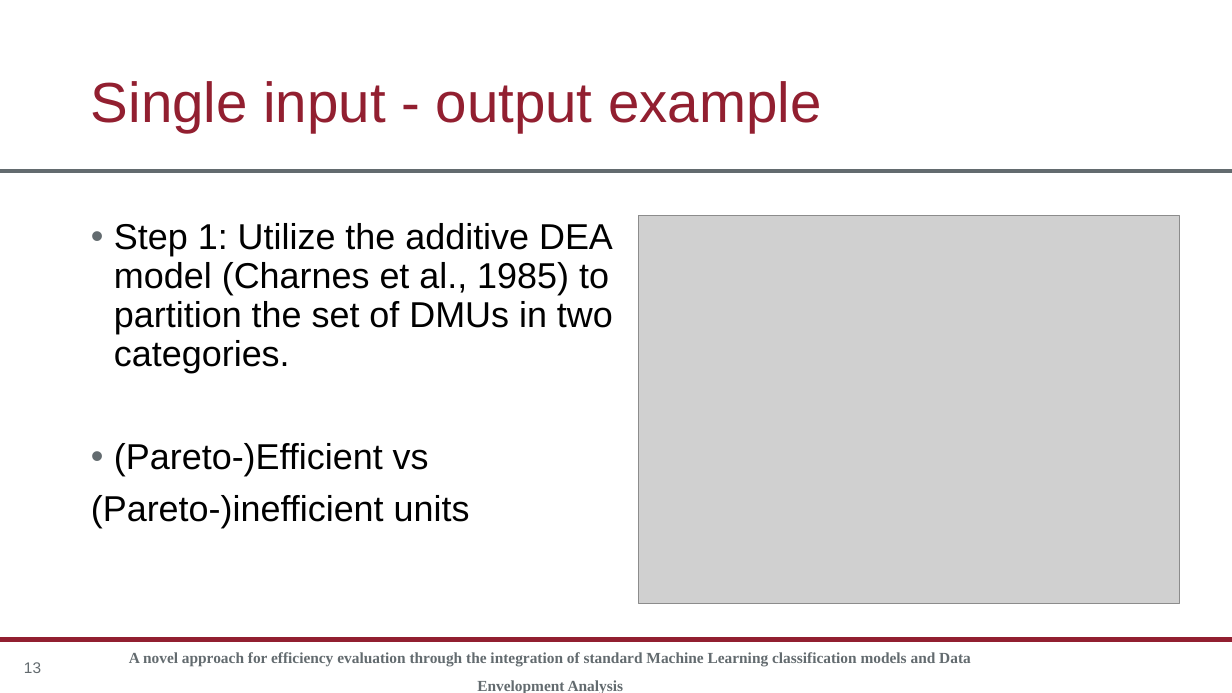
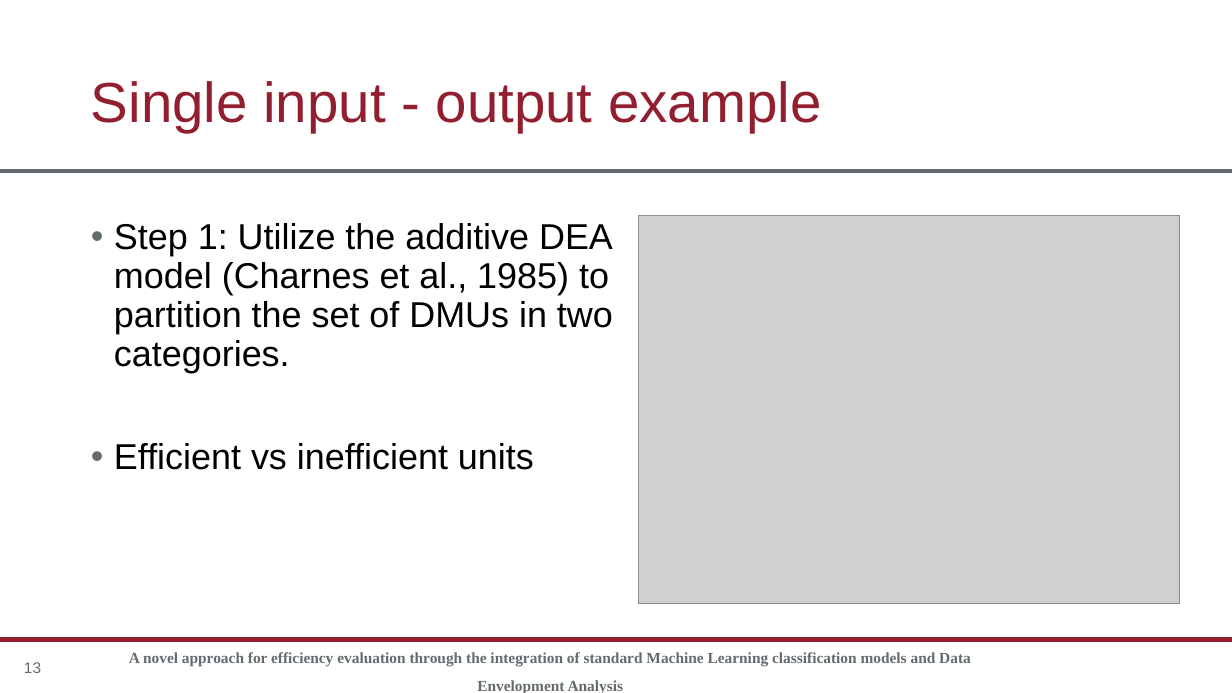
Before and after one commit to rgonzalezmoyano/Cafee, a slide deck: slide 13 of articulo 1 XAI/Presentación/Presentacion XAI version 1_JA.pptx. Drawn at 1232x693 pixels with LibreOffice and Linux fonts; fonts in the diff are those of the drawing; grey boxes stand for pictures; background and template pictures are left out. Boxes give left, top, right and bottom in pixels: in the first picture for what was removed or moved away, otherwise in the second. Text is boxed around its words. In the diff, an @@ line names an element or a change of style, - is before the commit and + after.

```diff
--- a/articulo 1 XAI/Presentación/Presentacion XAI version 1_JA.pptx
+++ b/articulo 1 XAI/Presentación/Presentacion XAI version 1_JA.pptx
@@ text at [114,443,534,470]: text changed @@
-• (Pareto-)Efficient vs
-(Pareto-)inefficient units
+• Efficient vs inefficient units
```
Also in this commit, not shown: 2 other slides changed, 1 slide removed, 2 other files.
